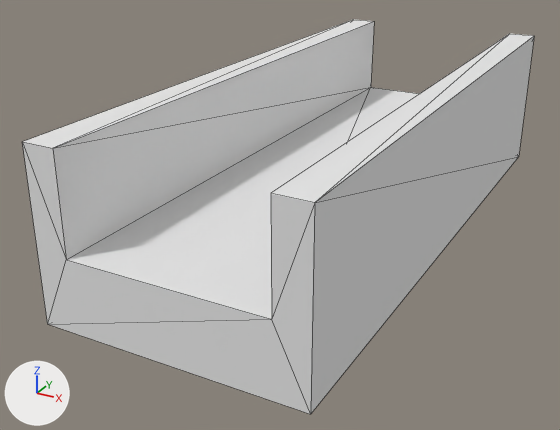
One commit to the OBJ model resources/shape-7.obj: the scene before it, then after it.
One viewpoint serves both versions: a camera (50 mm lens) standing at (0.322, -0.903, 0.313) and looking at (-0.042, -0.241, -0.018). Lighting does not change. The marker at lower left points along +X, +Y and +Z. Mesh edges are drawn as thin lines. Where no turn or scale is listed for an object, it has been applied to the vertices. Vertices at the same position are counted once.

Objects in the first picture: 'shape-7'.
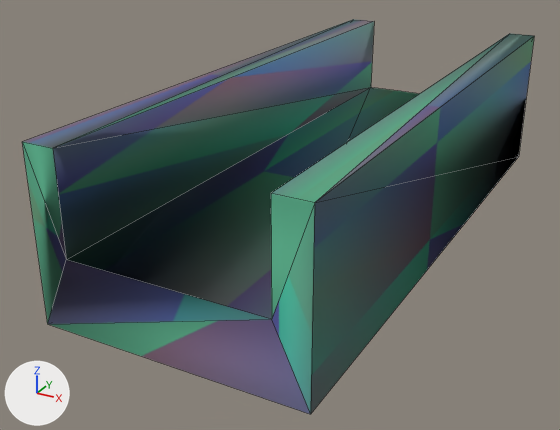
Commit message: update shapes

What the commit changed:
Picture 'shape-null_tex.png' (img_shape_null_tex_png) is new.
In material 'material_0' (mat_material_0), base_color is no longer (0.8, 0.8, 0.8), white #e7e7e7.
In material 'material_0' (mat_material_0), texture is now set to img_shape_null_tex_png.
In material 'material_1' (mat_material_1), base_color is no longer (0.8, 0.8, 0.8), white #e7e7e7.
In material 'material_1' (mat_material_1), texture is now set to img_shape_null_tex_png.
In material 'material_2' (mat_material_2), base_color is no longer (0.8, 0.8, 0.8), white #e7e7e7.
In material 'material_2' (mat_material_2), texture is now set to img_shape_null_tex_png.
In material 'material_3' (mat_material_3), base_color is no longer (0.8, 0.8, 0.8), white #e7e7e7.
In material 'material_3' (mat_material_3), texture is now set to img_shape_null_tex_png.
In material 'material_4' (mat_material_4), base_color is no longer (0.8, 0.8, 0.8), white #e7e7e7.
In material 'material_4' (mat_material_4), texture is now set to img_shape_null_tex_png.
In material 'material_5' (mat_material_5), base_color is no longer (0.8, 0.8, 0.8), white #e7e7e7.
In material 'material_5' (mat_material_5), texture is now set to img_shape_null_tex_png.
In material 'material_7' (mat_material_7), base_color is no longer (0.8, 0.8, 0.8), white #e7e7e7.
In material 'material_7' (mat_material_7), texture is now set to img_shape_null_tex_png.
In material 'material_8' (mat_material_8), base_color is no longer (0.8, 0.8, 0.8), white #e7e7e7.
In material 'material_8' (mat_material_8), texture is now set to img_shape_null_tex_png.
me_shape_7 has 16 vertices, 28 faces and spans x -0.125..0.125, y -0.5..0.125, z -0.038..0.125.
me_shape_7 is used by ob_shape_7; location (0.0, 0.0, 0.0).
me_shape_7 part 1: the surface is now shaded smooth.

Pixel boxes (x1, y1, x2, y2) of what changed, in the pictures (560 x 430 px):
'shape-7', surface changed
    both: (22, 19, 534, 414)
